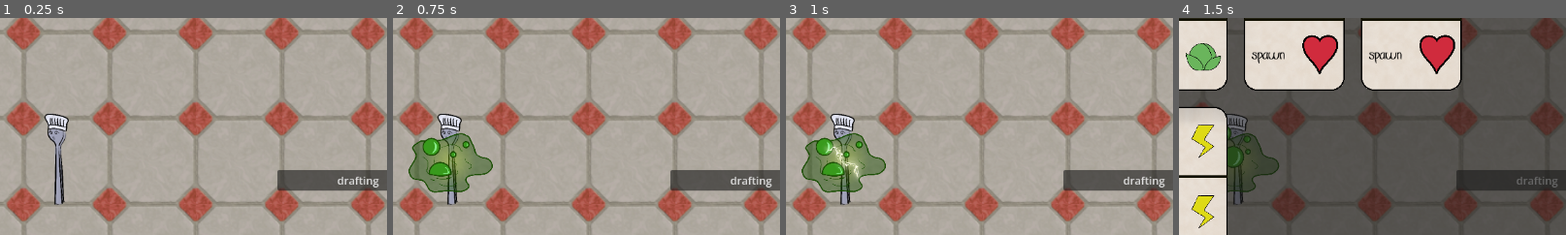
Above: before the commit, frames 1-4 (left to right).
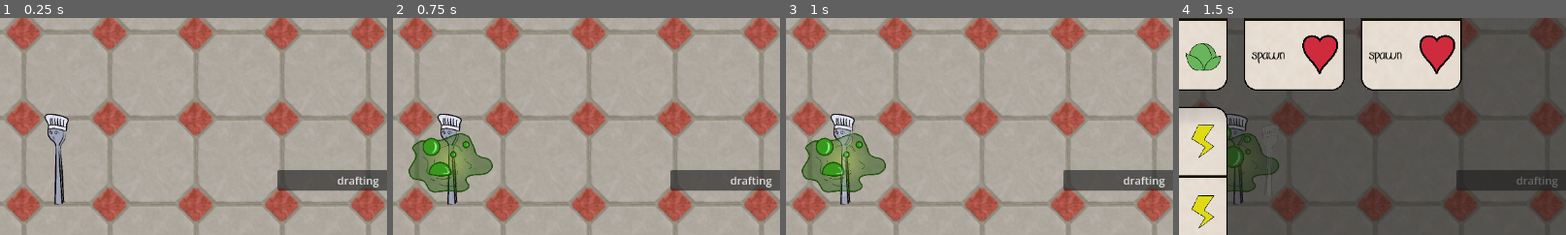
Above: after the commit, the same moments.

Repository: Lobbsterwaffles/Brocci
Game: Godot game, scene res://rootly.tscn
The game is run twice, just before and just after one commit, with the same random seed, the same clock (stepped at 60 frames per second) and the same inputs.
Inputs (mouse positions are % of the whole screen's width and height, from its top left):
- Up to frame 1 (0.25 s): no input
- Up to frame 2 (0.75 s): click (25, 84) at 0.52 s
- Up to frame 3 (1 s): no input
- Up to frame 4 (1.5 s): click "deck" at 1.25 s
The pictures show only the part of the screen within x 43-93%, y 17-67%; the shares and areas given below are measured in that part.

Frames 1-2 are identical in both runs. In frame 3, 0.8% of the frame differs, in the area x 10-20%, y 49-82%; in frame 4, less than 0.1%.

Commit message:
afterimage mplement

Diff:
--- a/UI/pausemenu.tscn
+++ b/UI/pausemenu.tscn
@@ -12,13 +12,22 @@
 grow_vertical = 2
 script = ExtResource("1_me0t0")
 
+[node name="Current Weapons" type="GridContainer" parent="." unique_id=867584532]
+layout_mode = 0
+offset_left = 1053.0001
+offset_top = 104.0
+offset_right = 1093.0001
+offset_bottom = 144.0
+scale = Vector2(2.453046, 9.171965)
+
 [node name="Panel" type="Panel" parent="." unique_id=620469824]
 layout_mode = 0
-offset_left = 464.0
-offset_top = 69.0
-offset_right = 686.0
-offset_bottom = 291.0
+anchor_left = 0.4027778
+anchor_top = 0.106481485
+anchor_right = 0.5954861
+anchor_bottom = 0.44907406
 theme = ExtResource("2_mvae3")
+metadata/_edit_use_anchors_ = true
 
 [node name="Label" type="Label" parent="Panel" unique_id=736317080]
 layout_mode = 1
--- a/afterimage.gd
+++ b/afterimage.gd
@@ -1,16 +1,17 @@
 extends Bullet
 
+var dir
 
 # Called when the node enters the scene tree for the first time.
 func _ready() -> void:
 	var tw = create_tween()
 	tw.set_ease(Tween.EASE_IN)
-	tw.tween_property(self,"position",Vector2(150,0), 1)
-	tw.tween_property(self,"position",Vector2(8000,0), 3)
+	tw.tween_property(self,"position",position + Vector2(dir*150,0), 1)
+	tw.tween_property(self,"position",position + Vector2(dir*8000,0), 3)
+	scale.x = dir
 
-
-
-	pass # Replace with function body.
+func on_hit():
+	pass
 
 
 # Called every frame. 'delta' is the elapsed time since the previous frame.
--- a/rootly.gd
+++ b/rootly.gd
@@ -9,6 +9,8 @@
 var scn_buff = preload("res://buff_progress.tscn")
 var scn_bone = preload("res://bone.tscn")
 var scn_xporb = preload("res://xporb.tscn")
+var scn_sourpatch = preload("res://sourpatch.tscn")
+var scn_afterimage = preload("res://afterimage.tscn")
 
 var ref_progress
 var ref_cc
@@ -77,7 +79,7 @@
 func _ready():
 	process_mode = ProcessMode.PROCESS_MODE_DISABLED
 	# %Player.shoot.connect(_on_player_shoot)
-	%bone_timer.timeout.connect(shoot_bone)
+	%bone_timer.timeout.connect(shoot_afterimage)
 
 	%Player.get_node("pickup").area_entered.connect(
 		func(oa):
@@ -141,6 +143,16 @@
 	b.velocity = prv
 	add_child(b)
 
+func shoot_afterimage():
+	var i = scn_afterimage.instantiate()
+	i.position = %Player.position
+	if %Player.velocity.x < 0:
+		i.dir = -1
+	else:
+		i.dir = 1
+	print(i.dir)
+	add_child(i)
+
 func play_cards():
 	ref_progress.value = 0
 	if my_hand.is_empty():
